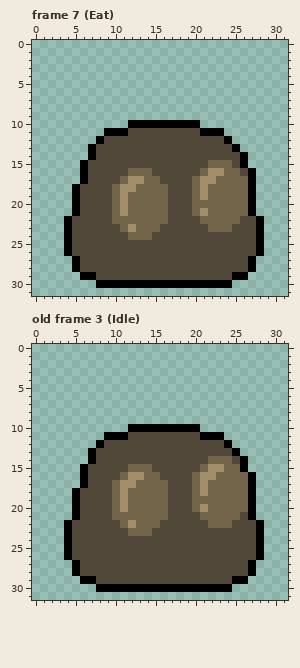
A pixel-art file gets an edit: images/baseSprites/slime.aseprite. Above is the file before it was changed.
32x32 pixels, 13 frames. Shown: frame 7 (Eat), old frame 3 (Idle). The commit also changed other frames, which this record leaves out.
After:
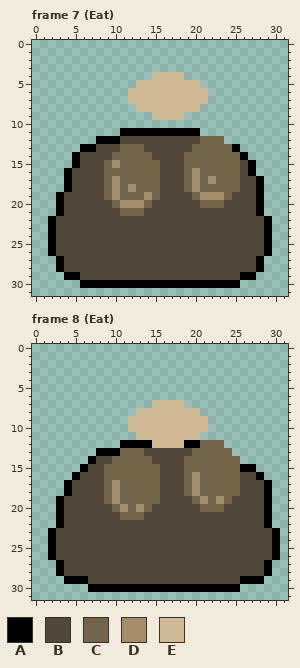
Palette (. is transparent): A #000000  B #524839  C #73654a  D #a48d6a  E #cdba94
A new or re-ordered frame is compared with the old frame closest to it.
From old to new:
frames 13 -> 37
layer "Food" added
Changed rows in their new state; - is an unchanged pixel.
Frame 7 (Eat), layers "Food", "Eyes", "Body":
first column x 2:
 4 -------------EEEE-----------
 5 -----------EEEEEEEE---------
 6 ----------EEEEEEEEEE--------
 7 ----------EEEEEEEEEE--------
 8 -----------EEEEEEEE---------
 9 -------------EEEE-----------
10 ----------.........---------
11 -------..-AAAAAAAAA...------
12 -------AA----------CCC.-----
13 ----A----CCC------CCCCC-----
14 ---ABB--CCCCC----CCCCCCC----
15 ---AB--CDCCCCC---CCC---CBA--
16 --ABB--CCC---C---CD-CC------
17 --ABB--CD-CC-----CDC----BBA-
18 --AB---CDC----B--CDC----BBA-
19 -ABB---CDC--D-B-----DD-BBBA-
20 -ABB------DD-BB---B---BBBBA-
21 -ABB----BC--BBB---BBBBBBBBA-
22 ABB-----BBBBBBB----BBBBB--BA
23 ABB------BBBBB------BBB---BA
24 ABB-------BBB-------------BA
25 ABB-----------------------BA
26 ABB-----------------------BA
27 -ABB---------------------BA-
28 -ABB---------------------BA-
29 --AABB-----------------B-A--
30 ----AA-----------------A----
Frame 8 (Eat) is new; against old frame 3 (Idle), layers "Food", "Eyes", "Body":
first column x 2:
 7 -------------EEEE------------
 8 -----------EEEEEEEE----------
 9 ----------EEEEEEEEEE---------
10 ----------EEEEEEEEEE---------
11 -------....EEEEEEEE...-------
12 ------...AAAAEEEEAACCC.------
13 -----.AAACCC------CCCCC.-----
14 --------CCCCC----CCC---C.----
15 -------CCC---C---CC-CC---A---
16 ---AB--CC-CC-----CDCC---BBA--
17 --ABB--CDCC---B--CDC----BBBA-
18 --AB---CDC----B--CDC----BBBA-
19 -ABB---CDC----B----D-D-BBBBA-
20 -ABB-------D-BB---BC--BBBBBA-
21 -ABB----B---BBB----BBBBB-BBA-
22 -AB------BBBBB------BBB---BA-
23 ABB-------BBB-------------BBA
24 ABB-----------------------BBA
25 ABB-----------------------BBA
26 ABB-----------------------BBA
27 -ABB---------------------BBA-
28 -ABB---------------------BBA-
29 --AA-B-----------------B-AA--
30 -----A-----------------A-----
